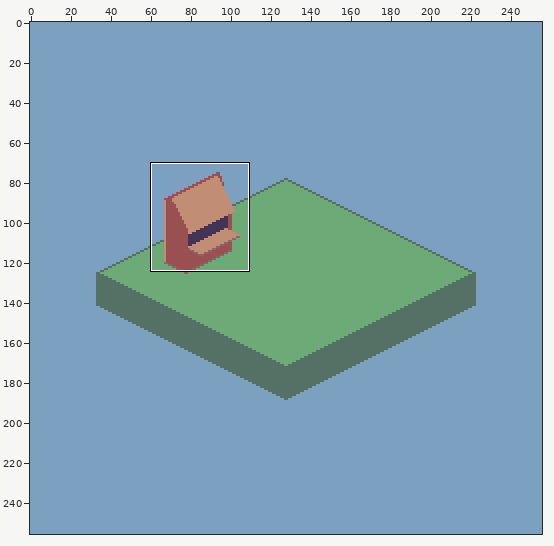
Pixel-art file, stored at July_2021/IsometricStuff.aseprite. The picture above shows the old version from afar; the outline marks the close-up.
Close-up. First the earlier version:
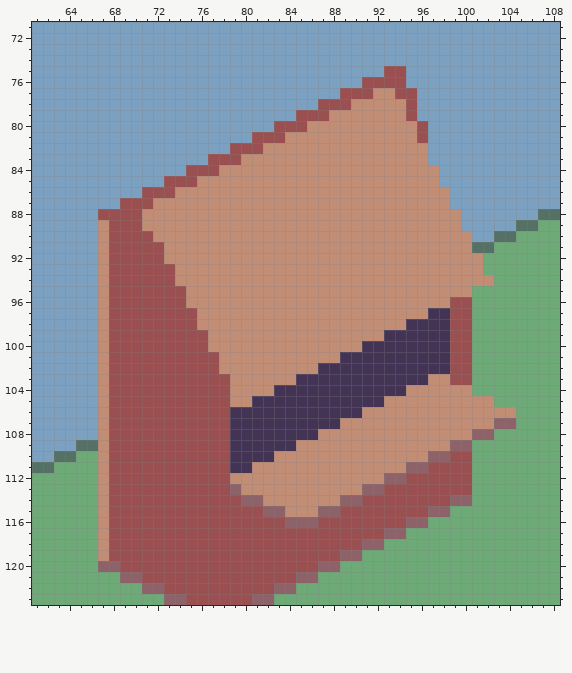
256x256 pixels, 1 frame. Shown: x 61..108, y 71..123.
Now the later version:
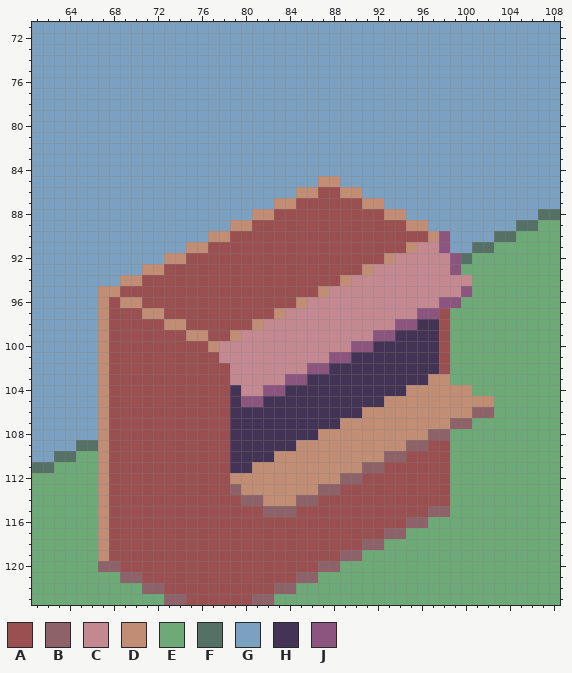
Palette (. is transparent): A #9a4f50  B #8d6268  C #c38890  D #c28d75  E #6eaa78  F #557064  G #7ca1c0  H #433455  J #8b5580
From old to new:
Changed rows in their new state; - is an unchanged pixel.
Layers "HouseTold", "HouseWindow", "House":
first column x 67:
 75 --------------------------GG----------
 76 ------------------------GGGG----------
 77 ----------------------GGGGGGG---------
 78 --------------------GGGGGGGGG---------
 79 ------------------GGGGGGGGGGG---------
 80 ----------------GGGGGGGGGGGGGG--------
 81 --------------GGGGGGGGGGGGGGGG--------
 82 ------------GGGGGGGGGGGGGGGGGG--------
 83 ----------GGGGGGGGGGGGGGGGGGGG--------
 84 --------GGGGGGGGGGGGGGGGGGGGGGG-------
 85 ------GGGGGGGGGGGGGG--GGGGGGGGG-------
 86 ----GGGGGGGGGGGGGG--AA--GGGGGGGG------
 87 --GGGGGGGGGGGGGG--AAAAAA--GGGGGG------
 88 GGGGGGGGGGGGGG--AAAAAAAAAA--GGGGG-----
 89 GGGGGGGGGGGG--AAAAAAAAAAAAAA--GGG-----
 90 GGGGGGGGGG--AAAAAAAAAAAAAAAAAA-JGG----
 91 GGGGGGGG--AAAAAAAAAAAAAAAAAA-CCJGG----
 92 GGGGGG--AAAAAAAAAAAAAAAAAA-CCCCCJFE---
 93 GGGGDD-AAAAAAAAAAAAAAAAA-CCCCCCCJEE---
 94 GGDD---AAAAAAAAAAAAAAA-CCCCCCCCCCCEE--
 95 -D------AAAAAAAAAAAA-CCCCCCCCCCCCJ----
 96 --DD----AAAAAAAAAA-CCCCCCCCCCCCJJE----
 97 ----DD---AAAAAAA-CCCCCCCCCCCCJJAEE----
 98 ------DD-AAAAA-CCCCCCCCCCCCJJ--AEE----
 99 --------DDAA-CCCCCCCCCCCCJJ----AEE----
100 -----------CCCCCCCCCCCCJJ------AEE----
101 -----------CCCCCCCCCCJJ--------AEE----
102 -----------ACCCCCCCJJ----------AEE----
103 ------------CCCCCJJ-------------EE----
104 ------------HCCJJ---------------------
105 ------------HJJ-----------------------
106 ----------------------------------BBEE
107 --------------------------------BBEEEE
108 ------------------------------BBEEEE--
109 ----------------------------BBAAEE----
110 --------------------------BBAAAAEE----
111 ------------------------BBAAAA--EE----
112 ----------------------BBAAAA----EE----
113 --------------------BBAAAA------EE----
114 ------------------BBAAAA--------EE----
115 -----------------BAAAA----------------
116 -----------------AAA------------------
Changed places in both close-ups, as pixel boxes (x1, y1, x2, y2):
changed: (98, 66, 516, 528)
